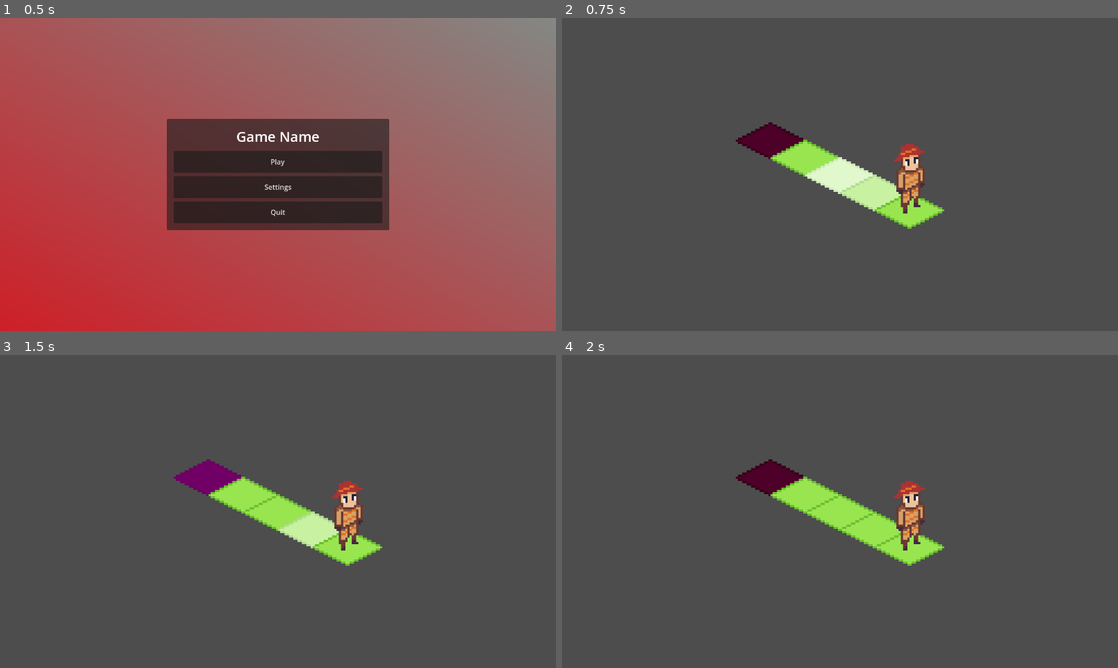
Above: before the commit, frames 1-4 (two rows, left to right).
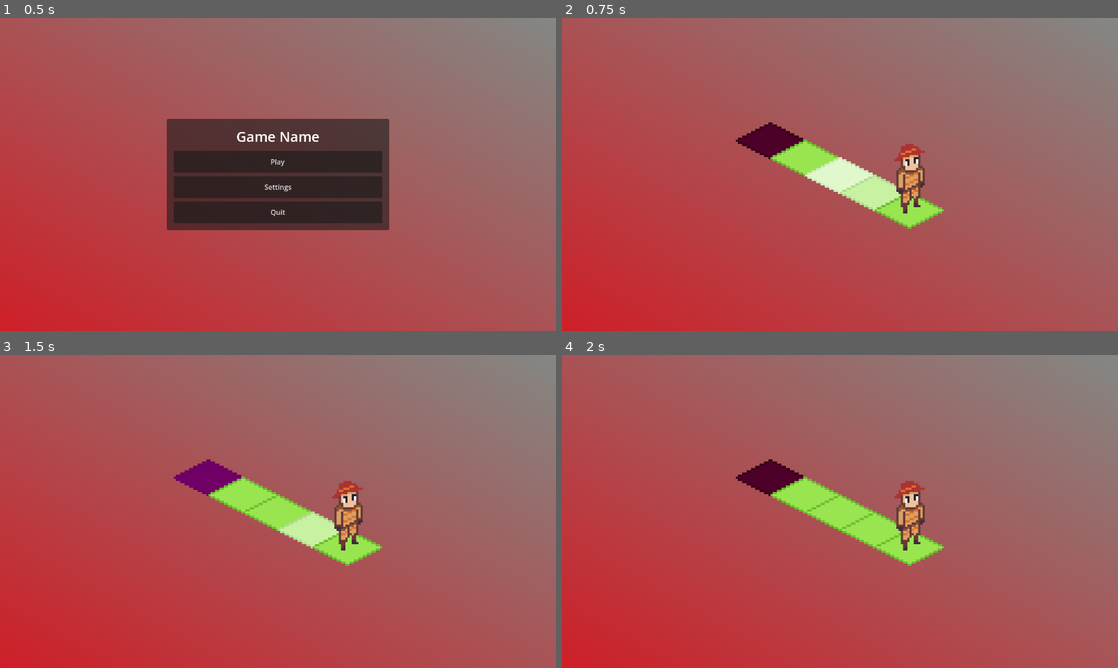
Above: after the commit, the same moments.

Repository: ckuras/GMTK-2023-Fire-Fighter
Game: Godot game, scene res://Scenes/main_menu.tscn
Two runs of this game, one before a commit and one after it. Both use one fixed random seed, a clock stepped at 60 frames per second and the inputs below.
Inputs (mouse positions are in pixels of both pictures, inside the frame that each line leads up to):
- Up to frame 1 (0.5 s): no input
- Up to frame 2 (0.75 s): click "Play" at 0.5 s
- Up to frame 3 (1.5 s): tap Enter at 1.25 s; move the mouse to (205, 477) at 1.27 s; tap Shift at 1.35 s; click (205, 477) at 1.42 s
- Up to frame 4 (2 s): tap Space at 1.52 s

Frame 1 is identical in both runs. In frame 2, 96% of the frame differs, in the area x 0-100%, y 0-100%; in frame 3, 96%; in frame 4, 96%.

Commit message:
Added background to levels and moved camera to Sceneswitcher

Diff:
--- a/Scenes/Levels/level_1.tscn
+++ b/Scenes/Levels/level_1.tscn
@@ -11,9 +11,6 @@
 level_number = 1
 player_moves_remaining = 2
 player_fire_charge_count = 1
-
-[node name="Camera2D" type="Camera2D" parent="."]
-zoom = Vector2(5, 5)
 
 [node name="Board" type="Node2D" parent="." node_paths=PackedStringArray("game_state")]
 y_sort_enabled = true
--- a/Scenes/Levels/level_2.tscn
+++ b/Scenes/Levels/level_2.tscn
@@ -10,9 +10,6 @@
 [node name="Level2" type="Node2D"]
 script = ExtResource("1_8665l")
 level_number = 2
-
-[node name="Camera2D" type="Camera2D" parent="."]
-zoom = Vector2(5, 5)
 
 [node name="Board" type="Node2D" parent="." node_paths=PackedStringArray("game_state")]
 y_sort_enabled = true
--- a/Scenes/scene_switcher.tscn
+++ b/Scenes/scene_switcher.tscn
@@ -1,9 +1,35 @@
-[gd_scene load_steps=3 format=3 uid="uid://bsd03sr0hm2kh"]
+[gd_scene load_steps=5 format=3 uid="uid://bsd03sr0hm2kh"]
 
 [ext_resource type="PackedScene" uid="uid://dgduy872g3t47" path="res://Scenes/Levels/level_1.tscn" id="1_c6odc"]
 [ext_resource type="Script" path="res://Scripts/scene_switcher.gd" id="1_gwv8o"]
 
+[sub_resource type="Gradient" id="Gradient_duesk"]
+colors = PackedColorArray(0.807843, 0.12549, 0.160784, 1, 0.517647, 0.533333, 0.517647, 1)
+
+[sub_resource type="GradientTexture2D" id="GradientTexture2D_h01v1"]
+gradient = SubResource("Gradient_duesk")
+width = 1280
+height = 720
+fill_from = Vector2(0, 0.986748)
+
 [node name="SceneSwitcher" type="Node"]
 script = ExtResource("1_gwv8o")
 
+[node name="TextureRect" type="TextureRect" parent="."]
+anchors_preset = 15
+anchor_right = 1.0
+anchor_bottom = 1.0
+offset_left = -256.0
+offset_top = -144.0
+offset_right = 1024.0
+offset_bottom = 576.0
+grow_horizontal = 2
+grow_vertical = 2
+scale = Vector2(0.2, 0.2)
+texture = SubResource("GradientTexture2D_h01v1")
+stretch_mode = 3
+
 [node name="Level1" parent="." instance=ExtResource("1_c6odc")]
+
+[node name="Camera2D" type="Camera2D" parent="."]
+zoom = Vector2(5, 5)
--- a/Scenes/tile.tscn
+++ b/Scenes/tile.tscn
@@ -34,6 +34,7 @@
 polygon = PackedVector2Array(0, -7, 15, 0, 0, 7, -15, 0)
 
 [node name="Player" parent="." instance=ExtResource("3_6l0tj")]
+visible = false
 
 [connection signal="mouse_entered" from="." to="." method="_on_mouse_entered"]
 [connection signal="mouse_exited" from="." to="." method="_on_mouse_exited"]
--- a/Scripts/level.gd
+++ b/Scripts/level.gd
@@ -2,8 +2,8 @@
 
 signal level_changed(level_name)
 
-@onready var game_state: GameState = get_child(3)
-@onready var tiles: Array[Node] = get_child(1).get_child(0).get_children()
+@onready var game_state: GameState = $GameState
+@onready var tiles: Array[Node] = $Board/Tiles.get_children()
 
 @export var level_number: int = 0
 @export var player_tile_name: StringName
Not shown: 1 places in Scenes/main_menu.tscn that only renumber resources
